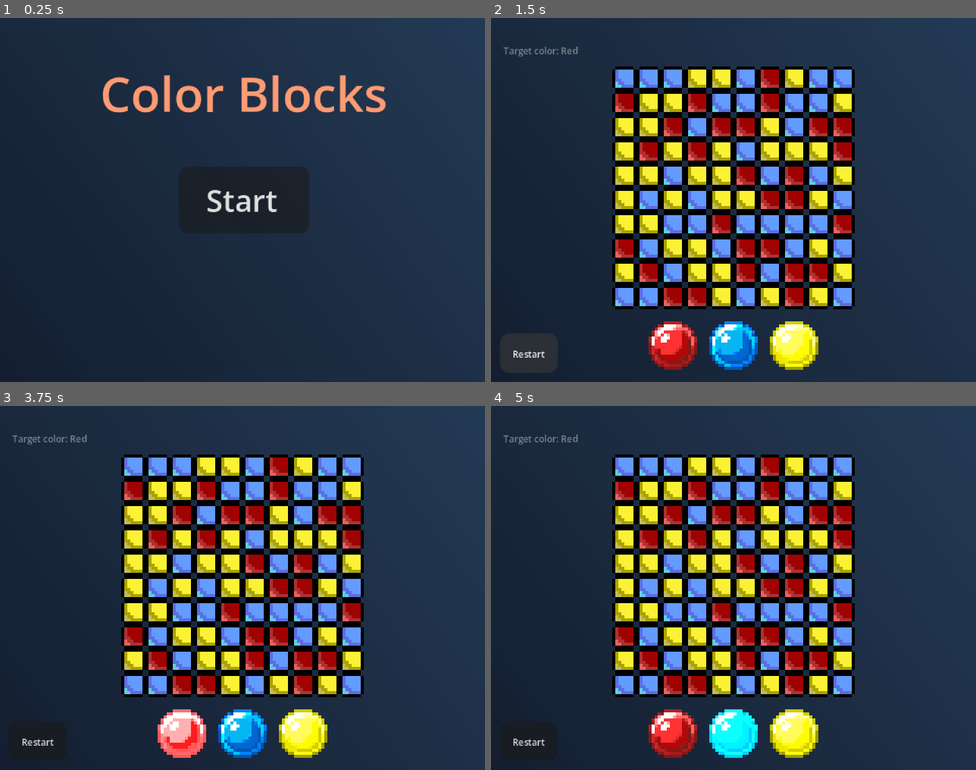
Above: before the commit, frames 1-4 (two rows, left to right).
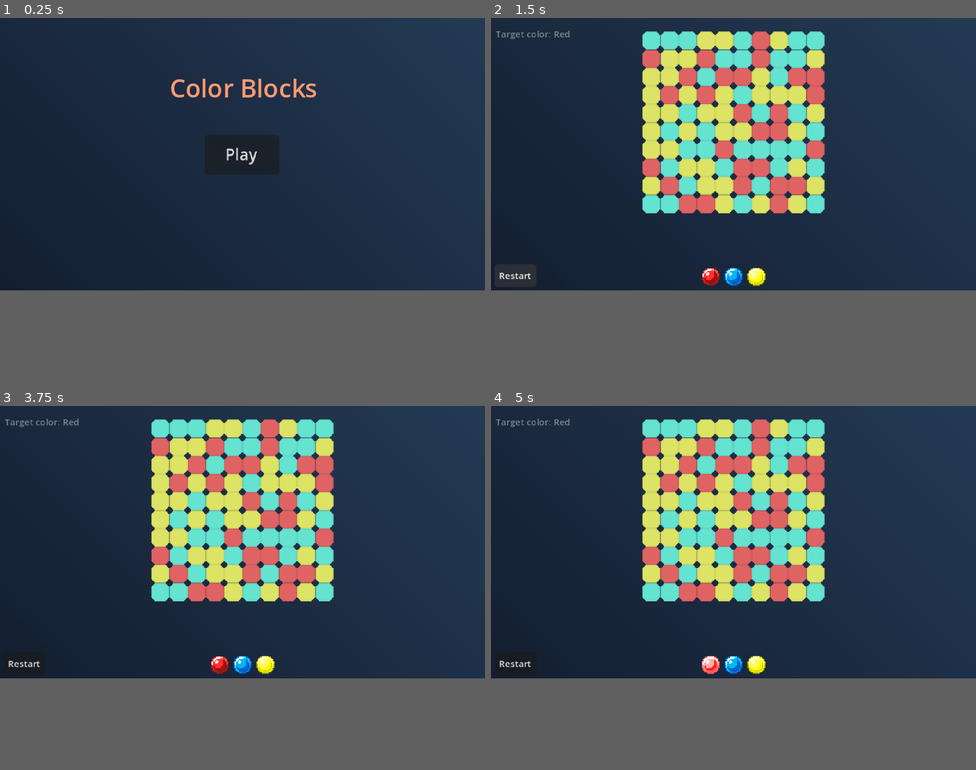
Above: after the commit, the same moments.

Repository: AurelinkZ/color-blocks
Game: Godot game, scene res://Scenes/starting_menu.tscn
The game is run twice, just before and just after one commit, with the same random seed, the same clock (stepped at 60 frames per second) and the same inputs.
Inputs (mouse positions are in pixels of both pictures, inside the frame that each line leads up to):
- Up to frame 1 (0.25 s): no input
- Up to frame 2 (1.5 s): click "Start" (after the commit: "Play") at 0.5 s; click "Restart" at 1.25 s
- Up to frame 3 (3.75 s): click "Restart" at 2 s; click "Restart" at 2.75 s; click (184, 733) at 3.52 s
- Up to frame 4 (5 s): click (709, 751) at 4.27 s
In our replay, the window is 800x600 before the commit and 800x449 after it. These sizes can differ from the game's own. Grey fills any space a smaller window leaves; there, only what the larger window draws over its background counts as a difference.

The runs differ from the first frame. In frame 1, 4.2% of the frame differs, in the area x 21-80%, y 15-54%; in frame 2, 39%, in the area x 1-75%, y 3-97%; in frame 3, 39%; in frame 4, 39%.

Commit message:
Add new block textures and update UI
Add new block sprites (red/blue/green/yellow) under Assets/new_blocks with import settings. Update game assets to register new textures (TEXTURE_BLOCKS) while keeping TEXTURES_OLD_BLOCKS. Increase block collision/visual size (RectangleShape2D size 8->16) and update BLOCK_SIZE constant to 16 so grid spacing matches new art; grid_view now uses GameAssets.TEXTURE_BLOCKS. Adjust UI and scene layouts (main level and starting menu): background position/scale, control anchors/offsets, button sizes, font sizes, Restart button layout and Start->Play text. Increase project viewport resolution and window width override to better fit the new art (viewport 160x120 -> 426x240, window_width_override 960 -> 1280).

Diff:
--- a/Scenes/block.tscn
+++ b/Scenes/block.tscn
@@ -3,7 +3,7 @@
 [ext_resource type="Script" uid="uid://o7qsk51psf7x" path="res://Scripts/block.gd" id="1_ejx3s"]
 
 [sub_resource type="RectangleShape2D" id="RectangleShape2D_c2iur"]
-size = Vector2(8, 8)
+size = Vector2(16, 16)
 
 [node name="Block" type="Node2D" unique_id=503574811]
 script = ExtResource("1_ejx3s")
--- a/Scenes/main_level_scene.tscn
+++ b/Scenes/main_level_scene.tscn
@@ -27,8 +27,8 @@
 z_index = -1
 layout_mode = 3
 anchors_preset = 0
-offset_right = 160.0
-offset_bottom = 120.0
+offset_right = 426.0
+offset_bottom = 240.0
 mouse_filter = 2
 
 [node name="HBoxContainer" type="HBoxContainer" parent="UI/Control" unique_id=1404778834]
@@ -48,15 +48,19 @@
 script = ExtResource("4_acrce")
 
 [node name="Restart" type="Button" parent="UI/Control" unique_id=1371395278]
-layout_mode = 0
+layout_mode = 1
+anchors_preset = 2
+anchor_top = 1.0
+anchor_bottom = 1.0
 offset_left = 3.0
-offset_top = 104.0
-offset_right = 22.0
-offset_bottom = 117.0
+offset_top = -23.0
+offset_right = 40.0
+offset_bottom = -3.0
+grow_vertical = 0
 mouse_default_cursor_shape = 2
 theme = SubResource("Theme_acrce")
 theme_override_constants/h_separation = 1
-theme_override_font_sizes/font_size = 3
+theme_override_font_sizes/font_size = 8
 text = "Restart"
 
 [node name="TargetColor" type="TextEdit" parent="UI/Control" unique_id=156064307]
@@ -64,11 +68,11 @@
 top_level = true
 z_index = 1
 layout_mode = 0
-offset_right = 45.0
-offset_bottom = 22.0
+offset_right = 87.0
+offset_bottom = 28.0
 theme_override_colors/font_selected_color = Color(0, 0, 0, 1)
 theme_override_colors/font_color = Color(0, 0, 0, 1)
-theme_override_font_sizes/font_size = 3
+theme_override_font_sizes/font_size = 8
 editable = false
 context_menu_enabled = false
 emoji_menu_enabled = false
@@ -87,8 +91,8 @@
 [node name="Background" type="Sprite2D" parent="." unique_id=843647324]
 show_behind_parent = true
 z_index = -2
-position = Vector2(79.99997, 60.000027)
-scale = Vector2(0.083333306, 0.11111107)
+position = Vector2(213, 120.00003)
+scale = Vector2(0.221875, 0.2222222)
 texture = ExtResource("6_45vkp")
 
 [connection signal="block_clicked" from="GridView" to="." method="_on_grid_view_block_clicked"]
--- a/Scenes/starting_menu.tscn
+++ b/Scenes/starting_menu.tscn
@@ -7,8 +7,8 @@
 script = ExtResource("1_yhd87")
 
 [node name="BackgroundImageDarkBlue" type="Sprite2D" parent="." unique_id=140001594]
-position = Vector2(80, 60.000004)
-scale = Vector2(0.08333333, 0.11111112)
+position = Vector2(213, 120)
+scale = Vector2(0.22187501, 0.22222221)
 texture = ExtResource("1_5sxvh")
 
 [node name="UI" type="CanvasLayer" parent="." unique_id=906886774]
@@ -16,8 +16,8 @@
 [node name="Control" type="Control" parent="UI" unique_id=1482836728]
 layout_mode = 3
 anchors_preset = 0
-offset_right = 160.0
-offset_bottom = 120.0
+offset_right = 426.0
+offset_bottom = 240.0
 
 [node name="StartButton" type="Button" parent="UI/Control" unique_id=1626026383]
 layout_mode = 1
@@ -26,14 +26,14 @@
 anchor_top = 0.5
 anchor_right = 0.5
 anchor_bottom = 0.5
-offset_left = -21.5
-offset_top = -8.5
-offset_right = 21.5
-offset_bottom = 8.5
+offset_left = -32.75
+offset_top = -17.5
+offset_right = 32.75
+offset_bottom = 17.5
 grow_horizontal = 2
 grow_vertical = 2
-theme_override_font_sizes/font_size = 10
-text = "Start"
+theme_override_font_sizes/font_size = 14
+text = "Play"
 
 [node name="Title" type="Label" parent="UI/Control" unique_id=2114714608]
 self_modulate = Color(1, 0.6058333, 0.45, 1)
@@ -42,10 +42,11 @@
 anchor_left = 0.5
 anchor_right = 0.5
 offset_left = -47.0
-offset_top = 13.0
+offset_top = 46.0
 offset_right = 48.0
-offset_bottom = 36.0
+offset_bottom = 69.0
 grow_horizontal = 2
+theme_override_font_sizes/font_size = 22
 text = "Color Blocks"
 horizontal_alignment = 1
 
--- a/Scripts/game_assets.gd
+++ b/Scripts/game_assets.gd
@@ -8,3 +8,17 @@
 	Color.RED: [preload("res://Assets/ColorSelector/red_selector.png"), preload("res://Assets/ColorSelector/red_selector_selected.png")],
 	Color.YELLOW: [preload("res://Assets/ColorSelector/yellow_selector.png"), preload("res://Assets/ColorSelector/yellow_selector_selected.png")]
 }
+
+const TEXTURES_OLD_BLOCKS = {
+	Color.RED: preload("res://Assets/Blocks/red_block.png"),
+	Color.BLUE: preload("res://Assets/Blocks/blue_block.png"),
+	Color.YELLOW: preload("res://Assets/Blocks/yellow_block.png"),
+	Color.GREEN: preload("res://Assets/Blocks/green_block.png")
+}
+
+const TEXTURE_BLOCKS = {
+	Color.RED: preload("res://Assets/new_blocks/new_red_block.png"),
+	Color.BLUE: preload("res://Assets/new_blocks/new_blue_block.png"),
+	Color.YELLOW: preload("res://Assets/new_blocks/new_yellow_block.png"),
+	Color.GREEN: preload("res://Assets/new_blocks/new_green_block.png")
+}
--- a/Scripts/grid_view.gd
+++ b/Scripts/grid_view.gd
@@ -1,7 +1,7 @@
 extends Node2D
 
 const BLOCK_SCENE = preload("res://Scenes/block.tscn")
-const BLOCK_SIZE = 8
+const BLOCK_SIZE = 16
 
 var width: int
 var height: int
@@ -12,19 +12,14 @@
 signal block_clicked(cell: Vector2i)
 signal fill_grid_animation_finished()
 
-const TEXTURES = {
-	Color.RED: preload("res://Assets/Blocks/red_block.png"),
-	Color.BLUE: preload("res://Assets/Blocks/blue_block.png"),
-	Color.YELLOW: preload("res://Assets/Blocks/yellow_block.png"),
-	Color.GREEN: preload("res://Assets/Blocks/green_block.png")
-}
+const TEXTURES = GameAssets.TEXTURE_BLOCKS
 
 func build_grid(grid: Dictionary, grid_width: int, grid_height: int):
 	delete_grid()
 	width = grid_width
 	height = grid_height
 	var viewport_size = get_viewport_rect().size
-	var offset_x = (viewport_size.x - ((grid_width-1) * BLOCK_SIZE)) / 2 # centered horizontally
+	var offset_x = (viewport_size.x - ((grid_width - 1 ) * BLOCK_SIZE)) / 2 # centered horizontally
 	var offset_y = 20
 	for y in grid_height:
 		for x in grid_width:
--- a/project.godot
+++ b/project.godot
@@ -21,9 +21,9 @@
 
 [display]
 
-window/size/viewport_width=160
-window/size/viewport_height=120
-window/size/window_width_override=960
+window/size/viewport_width=426
+window/size/viewport_height=240
+window/size/window_width_override=1280
 window/size/window_height_override=720
 window/stretch/mode="canvas_items"
 
Binary file added: Assets/new_blocks/new_blue_block.png
Not shown, added: Assets/new_blocks/new_blue_block.png.import
Binary file added: Assets/new_blocks/new_green_block.png
Not shown, added: Assets/new_blocks/new_green_block.png.import
Binary file added: Assets/new_blocks/new_red_block.png
Not shown, added: Assets/new_blocks/new_red_block.png.import
Binary file added: Assets/new_blocks/new_yellow_block.png
Not shown, added: Assets/new_blocks/new_yellow_block.png.import
